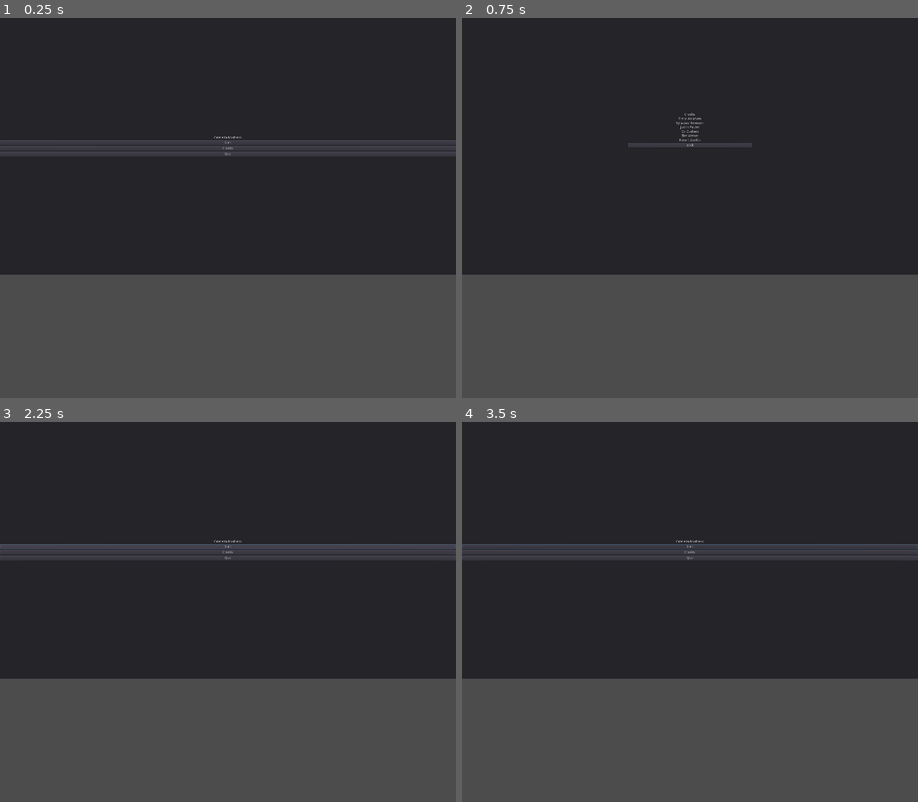
Above: before the commit, frames 1-4 (two rows, left to right).
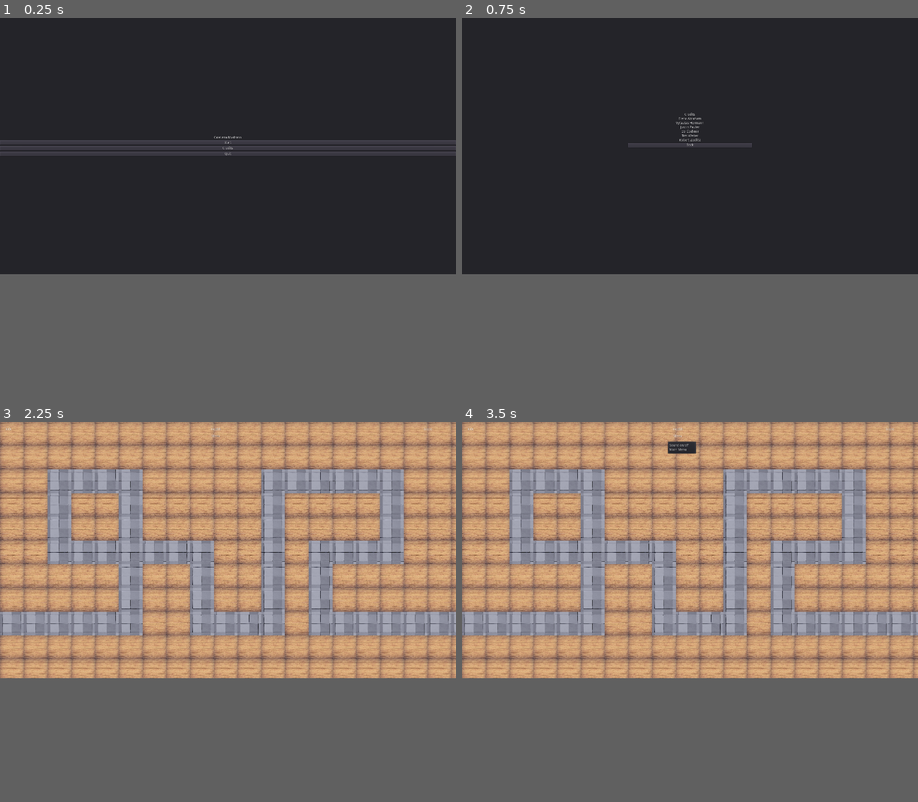
Above: after the commit, the same moments.

Repository: Vytautas-Hermann/GJ-2020
Game: Godot game, scene res://src/scenes/Title_Screen.tscn
Two runs of this game, one before a commit and one after it. Both use one fixed random seed, a clock stepped at 60 frames per second and the inputs below. Before the commit the project has no main scene; this scene is started directly in both runs.
Inputs (mouse positions are in pixels of both pictures, inside the frame that each line leads up to):
- Up to frame 1 (0.25 s): no input
- Up to frame 2 (0.75 s): click "Credits" at 0.5 s
- Up to frame 3 (2.25 s): click "Back" at 1.25 s; click "Start" at 2 s
- Up to frame 4 (3.5 s): click (676, 444) at 2.75 s, where only the run after the commit has a clickable "Menu"
In our replay, the window is 799x666 before the commit and 799x449 after it. These sizes can differ from the game's own. Grey fills any space a smaller window leaves; there, only what the larger window draws over its background counts as a difference.

The runs differ from the first frame. In frame 1, 0.3% of the frame differs, in the area x 0-100%, y 31-68%; in frame 2, 0.2%; in frame 3, 67%, in the area x 0-100%, y 0-68%; in frame 4, 67%.

Commit message:
overlay + gameboard

Diff:
--- a/project.godot
+++ b/project.godot
@@ -16,13 +16,13 @@
 [application]
 
 config/name="Game_Jam_04_2020"
+run/main_scene="res://src/scenes/Title_Screen.tscn"
 config/icon="res://icon.png"
 
 [display]
 
 window/size/width=1920
 window/size/height=1080
-window/size/test_height=2748
 
 [rendering]
 
--- a/src/scenes/Game.tscn
+++ b/src/scenes/Game.tscn
@@ -1,8 +1,9 @@
-[gd_scene load_steps=4 format=2]
+[gd_scene load_steps=5 format=2]
 
 [ext_resource path="res://src/images/fliesen.png" type="Texture" id=1]
 [ext_resource path="res://src/images/tisch.png" type="Texture" id=2]
 [ext_resource path="res://src/images/boden2.jpg" type="Texture" id=3]
+[ext_resource path="res://src/scripts/menu.gd" type="Script" id=4]
 
 [node name="Game" type="Node2D"]
 
@@ -1809,3 +1810,48 @@
 [node name="Sprite2" type="Sprite" parent="Game_Board/Kitchen/Sprite11/Sprite2/Sprite2/Sprite2/Sprite2/Sprite2/Sprite2/Sprite2/Sprite2/Sprite2/Sprite2/Sprite2/Sprite2/Sprite2/Sprite2/Sprite2/Sprite3/Sprite2/Sprite2"]
 position = Vector2( 400, 0 )
 texture = ExtResource( 3 )
+
+[node name="Overlay" type="Node2D" parent="."]
+
+[node name="CanvasLayer" type="CanvasLayer" parent="Overlay"]
+script = ExtResource( 4 )
+
+[node name="$Text" type="RichTextLabel" parent="Overlay/CanvasLayer"]
+margin_left = 24.0
+margin_top = 24.0
+margin_right = 200.0
+margin_bottom = 144.0
+text = "$$$"
+__meta__ = {
+"_edit_use_anchors_": false
+}
+
+[node name="HealthText" type="RichTextLabel" parent="Overlay/CanvasLayer"]
+margin_left = 888.0
+margin_top = 24.0
+margin_right = 1088.0
+margin_bottom = 72.0
+text = "Health"
+__meta__ = {
+"_edit_use_anchors_": false
+}
+
+[node name="ScoreText" type="RichTextLabel" parent="Overlay/CanvasLayer"]
+margin_left = 1784.0
+margin_top = 24.0
+margin_right = 1896.0
+margin_bottom = 104.0
+text = "Score"
+__meta__ = {
+"_edit_use_anchors_": false
+}
+
+[node name="MenuButton" type="MenuButton" parent="Overlay/CanvasLayer"]
+margin_left = 864.0
+margin_top = 40.0
+margin_right = 952.0
+margin_bottom = 80.0
+text = "Menu"
+__meta__ = {
+"_edit_use_anchors_": false
+}
--- a/src/scenes/Overlay.tscn
+++ /dev/null
@@ -1,48 +0,0 @@
-[gd_scene load_steps=2 format=2]
-
-[ext_resource path="res://src/scripts/menu.gd" type="Script" id=1]
-
-[node name="Node2D" type="Node2D"]
-
-[node name="CanvasLayer" type="CanvasLayer" parent="."]
-script = ExtResource( 1 )
-
-[node name="$Text" type="RichTextLabel" parent="CanvasLayer"]
-margin_left = 24.0
-margin_top = 24.0
-margin_right = 200.0
-margin_bottom = 144.0
-text = "$$$"
-__meta__ = {
-"_edit_use_anchors_": false
-}
-
-[node name="HealthText" type="RichTextLabel" parent="CanvasLayer"]
-margin_left = 888.0
-margin_top = 24.0
-margin_right = 1088.0
-margin_bottom = 72.0
-text = "Health"
-__meta__ = {
-"_edit_use_anchors_": false
-}
-
-[node name="ScoreText" type="RichTextLabel" parent="CanvasLayer"]
-margin_left = 1784.0
-margin_top = 24.0
-margin_right = 1896.0
-margin_bottom = 104.0
-text = "Score"
-__meta__ = {
-"_edit_use_anchors_": false
-}
-
-[node name="MenuButton" type="MenuButton" parent="CanvasLayer"]
-margin_left = 864.0
-margin_top = 40.0
-margin_right = 952.0
-margin_bottom = 80.0
-text = "Menu"
-__meta__ = {
-"_edit_use_anchors_": false
-}
--- a/src/scenes/Player.tscn
+++ /dev/null
@@ -1,44 +0,0 @@
-[gd_scene format=2]
-
-[node name="Node2D" type="Node2D"]
-
-[node name="Panel" type="Panel" parent="."]
-margin_right = 1920.0
-margin_bottom = 1080.0
-__meta__ = {
-"_edit_use_anchors_": false
-}
-
-[node name="MarginContainer" type="MarginContainer" parent="."]
-margin_right = 1920.0
-margin_bottom = 1080.0
-__meta__ = {
-"_edit_use_anchors_": false
-}
-
-[node name="VBoxContainer" type="VBoxContainer" parent="MarginContainer"]
-margin_right = 1920.0
-margin_bottom = 1080.0
-
-[node name="Title" type="Label" parent="MarginContainer/VBoxContainer"]
-margin_right = 1920.0
-margin_bottom = 14.0
-text = "Cafeteria Madness"
-
-[node name="Button" type="Button" parent="MarginContainer/VBoxContainer"]
-margin_top = 18.0
-margin_right = 1920.0
-margin_bottom = 38.0
-text = "Start"
-
-[node name="Button2" type="Button" parent="MarginContainer/VBoxContainer"]
-margin_top = 42.0
-margin_right = 1920.0
-margin_bottom = 62.0
-text = "Credits"
-
-[node name="Button3" type="Button" parent="MarginContainer/VBoxContainer"]
-margin_top = 66.0
-margin_right = 1920.0
-margin_bottom = 86.0
-text = "Quit"
--- a/src/scripts/title_screen.gd
+++ b/src/scripts/title_screen.gd
@@ -6,7 +6,7 @@
 	get_node("Button3").connect("pressed", self, "_on_quit")
 
 func _on_new_game():
-	pass
+	get_tree().change_scene("res://src/scenes/Game.tscn")
 
 func _on_credits():
 	get_tree().change_scene("res://src/scenes/Credits.tscn")
Binary file removed: rabbit-removebg.png
Not shown, removed: rabbit-removebg.png.import
